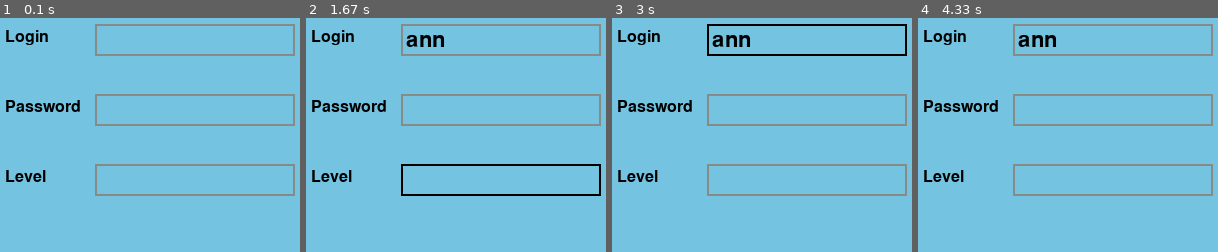
Above: before the commit, frames 1-4 (left to right).
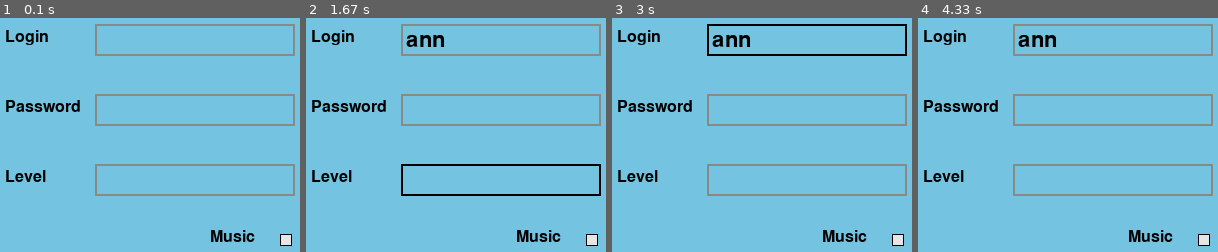
Above: after the commit, the same moments.

Repository: NiKar-coder/PyGameProject
Game: pygame game, started from main.py
Same seed, same stepped clock (60 frames per second), same inputs: the game is played once before the commit and once after it.
Inputs (mouse positions are in pixels of both pictures, inside the frame that each line leads up to):
- Up to frame 1 (0.1 s): no input
- Up to frame 2 (1.67 s): click (501, 39) at 0.38 s; type "ann" at 0.67 s; tap Enter at 1 s; press the mouse at (501, 179) at 1.25 s; move the mouse to (474, 202) at 1.35 s; release the mouse at (447, 223) at 1.48 s; hold Backspace from 1.55 s (still down)
- Up to frame 3 (3 s): release Backspace at 2.02 s; press the mouse at (807, 109) at 2.13 s; move the mouse to (738, 181) at 2.23 s; release the mouse at (outside the picture) at 2.37 s; press the mouse at (807, 109) at 2.47 s; move the mouse to (810, 127) at 2.57 s; release the mouse at (813, 146) at 2.7 s; press the mouse at (807, 39) at 2.8 s; move the mouse to (outside the picture) at 2.9 s
- Up to frame 4 (4.33 s): release the mouse at (outside the picture) at 3.03 s; press the mouse at (1113, 109) at 3.13 s; move the mouse to (1107, 97) at 3.23 s; release the mouse at (1098, 85) at 3.37 s; press the mouse at (1113, 109) at 3.47 s; move the mouse to (1104, 240) at 3.57 s; release the mouse at (outside the picture) at 3.7 s; press the mouse at (1113, 109) at 3.8 s; move the mouse to (1092, 160) at 3.9 s; release the mouse at (1071, 212) at 4.03 s; press the mouse at (1113, 109) at 4.13 s; move the mouse to (1119, 111) at 4.23 s

The runs differ from the first frame. In frame 1, 0.7% of the frame differs, in the area x 70-98%, y 90-98%; in frame 2, 0.7%; in frame 3, 0.7%; in frame 4, 0.7%.

Commit message:
Big update

Diff:
--- a/db.py
+++ /dev/null
@@ -1,46 +0,0 @@
-import sqlite3
-
-
-class Db:
-    def __init__(self, db_name="achievements.db"):
-        self.connection = sqlite3.connect(db_name)
-        self.cursor = self.connection.cursor()
-        self.create_table()
-
-    def create_table(self):
-        self.cursor.execute('''CREATE TABLE IF NOT EXISTS Users (
-                                login TEXT UNIQUE NOT NULL,
-                                password TEXT UNIQUE NOT NULL,
-                                level INTEGER,
-                                scores INTEGER);''')
-
-        self.connection.commit()
-
-    def login(self, login, password):
-        self.cursor.execute(
-            "INSERT OR IGNORE INTO Users (login, password) VALUES (?, ?);",
-            (login, password))
-        self.connection.commit()
-        if self.cursor.execute(
-                "SELECT * FROM Users WHERE login = ? AND password = ?",
-                (login, password)).fetchone() != None:
-            print("Login successful")
-            return True
-
-    def add_result(self, level, scores):
-        try:
-            self.cursor.execute(
-                "UPDATE Users SET scores = ?, level = ?",
-                (scores, level))
-            self.connection.commit()
-        except sqlite3.IntegrityError as message:
-            print("Error!")
-            raise SystemExit(message)
-
-    def get_result(self):
-        self.cursor.execute(
-            "SELECT level FROM Achievements WHERE isPassed = ?", (1,))
-        return self.cursor.fetchall()
-
-    def close(self):
-        self.connection.close()
--- a/main.py
+++ b/main.py
@@ -1,11 +1,16 @@
-import pygame as pg
+# Standard library imports
 import os
 import sys
+import sqlite3
+import time
 from random import choice
-import time
-from db import Db
+
+# Third-party imports
+import pygame as pg
+
+
 pg.init()
-db = Db()
+
 scores = int()
 time_ = None
 running = True
@@ -15,6 +20,145 @@
 COLOR_INACTIVE = pg.Color(136, 138, 133)
 COLOR_ACTIVE = pg.Color(0, 0, 0)
 FONT = pg.font.Font(None, 32)
+login = None
+password = None
+font_ = 'z003'
+
+
+class Db:
+    def __init__(self, db_name="users.db"):
+        self.connection = sqlite3.connect(db_name)
+        self.cursor = self.connection.cursor()
+        self.create_table()
+
+    def create_table(self):
+        self.cursor.execute('''CREATE TABLE IF NOT EXISTS Users (
+                                login TEXT UNIQUE NOT NULL,
+                                password TEXT UNIQUE NOT NULL,
+                                scores REAL);''')
+
+        self.connection.commit()
+
+    def login(self, login, password):
+        self.cursor.execute(
+            "INSERT OR IGNORE INTO Users (login, password, scores) VALUES (?, ?, 0);",
+            (login, password))
+        self.connection.commit()
+        if self.cursor.execute(
+                "SELECT * FROM Users WHERE login = ? AND password = ?",
+                (login, password)).fetchone() != None:
+            print("Login successful")
+            return True
+
+    def add_result(self, scores, login):
+        try:
+            scores_ = self.cursor.execute(
+                "SELECT scores FROM Users WHERE login = ?", (login,)).fetchone()
+            print(scores_)
+            self.cursor.execute(
+                "UPDATE Users SET scores = ?",
+                (float(scores_[0]) + float(scores),))
+            self.connection.commit()
+        except sqlite3.IntegrityError as message:
+            print("Error!")
+            raise SystemExit(message)
+
+    def close(self):
+        self.connection.close()
+
+
+db = Db()
+
+
+class Checkbox:
+    def __init__(self, surface, x, y, color=(230, 230, 230), caption="",
+                 outline_color=(0, 0, 0),
+                 check_color=(0, 0, 0), font_size=22, font_color=(0, 0, 0),
+                 text_offset=(28, 1)):
+        self.surface = surface
+        self.x = x
+        self.y = y
+        self.color = color
+        self.caption = caption
+        self.oc = outline_color
+        self.cc = check_color
+        self.fs = font_size
+        self.fc = font_color
+        self.to = text_offset
+        # checkbox object
+        self.checkbox_obj = pg.Rect(self.x, self.y, 12, 12)
+        self.checkbox_outline = self.checkbox_obj.copy()
+        # variables to test the different states of the checkbox
+        self.checked = False
+        self.active = False
+        self.unchecked = True
+        self.click = False
+        self.unactive = False
+
+    def _draw_button_text(self):
+        self.font = pg.font.Font(None, self.fs)
+        self.font_surf = self.font.render(self.caption, True, self.fc)
+        w, h = self.font.size(self.caption)
+        self.font_pos = (self.x + 12 / 2 - w / 2 +
+                         self.to[0], self.y + 12 / 2 - h / 2 + self.to[1])
+        self.surface.blit(self.font_surf, self.font_pos)
+
+    def render_checkbox(self):
+        if self.checked:
+            pg.draw.rect(self.surface, self.color, self.checkbox_obj)
+            pg.draw.rect(self.surface, self.oc, self.checkbox_outline, 1)
+            pg.draw.circle(self.surface, self.cc, (self.x + 6, self.y + 6), 4)
+
+        elif self.unchecked:
+            pg.draw.rect(self.surface, self.color, self.checkbox_obj)
+            pg.draw.rect(self.surface, self.oc, self.checkbox_outline, 1)
+        self._draw_button_text()
+
+    def _update(self, event_object):
+        x, y = event_object.pos
+        # self.x, self.y, 12, 12
+        px, py, w, h = self.checkbox_obj  # getting check box dimensions
+        if px < x < px + w and px < x < px + w:
+            self.active = True
+        else:
+            self.active = False
+
+    def _mouse_up(self):
+        if not self.unactive:
+            if self.active and not self.checked and self.click:
+                self.checked = True
+
+            elif self.checked:
+                self.checked = False
+                self.unchecked = True
+
+            if self.click is True and self.active is False:
+                if self.checked:
+                    self.checked = True
+                if self.unchecked:
+                    self.unchecked = True
+                self.active = False
+
+    def update_checkbox(self, event_object):
+        if event_object.type == pg.MOUSEBUTTONDOWN:
+            self.click = True
+        if event_object.type == pg.MOUSEBUTTONUP:
+            self._mouse_up()
+            self.unactive = True
+        if event_object.type == pg.MOUSEMOTION:
+            self._update(event_object)
+
+    def is_checked(self):
+        if self.checked is True:
+            return True
+        else:
+            return False
+
+    def is_unchecked(self):
+        if self.checked is False:
+            return True
+        else:
+            return False
 
 
 class InputBox:
@@ -39,8 +183,8 @@
         if event.type == pg.KEYDOWN:
             if self.active:
                 if event.key == pg.K_RETURN:
+                    self.active = False
                     return self.text
-                    self.active = False
                 elif event.key == pg.K_BACKSPACE:
                     self.text = self.text[:-1]
                 else:
@@ -61,8 +205,9 @@
 
 
 def write_result():
-    global scores, level
-    db.add_result(level, scores)
+    global scores, login, level
+
+    db.add_result(scores, login)
     db.close()
 
 
@@ -94,11 +239,17 @@
 
 
 SIZE = WIDTH, HEIGHT = 300, 700
+FPS = 60
+COLOR_INACTIVE = pg.Color(136, 138, 133)
+COLOR_ACTIVE = pg.Color(0, 0, 0)
+FONT = pg.font.Font(None, 32)
+FONT_NAME = 'z003'
+
 screen = pg.display.set_mode(SIZE)
 clock = pg.time.Clock()
 pg.display.set_icon(load_image("skydiver.png"))
-FPS = 60
-load_music('melody.mp3')
+
+
 pg.display.set_caption("Skydiver")
 
 
@@ -111,6 +262,7 @@
     global running
     write_result()
     intro_text = ['Game over!',
+                  f'Your score: {scores}',
                   'Press "ESC" to exit']
     screen.fill((115, 195, 225))
     font = pg.font.Font(None, 30)
@@ -163,25 +315,31 @@
         clock.tick(FPS)
 
 
+chkbox = Checkbox(screen, WIDTH - 20, 240)
+
+
 def start_screen():
-    global level, running
-
+    global level, running, font_
     input_box1 = InputBox(95, 30, 140, 32)
     input_box2 = InputBox(95, 100, 140, 32)
     input_box3 = InputBox(95, 170, 140, 32)
     input_boxes = [input_box1, input_box2, input_box3]
     arr = list()
-    font_ = pg.font.SysFont('z003', 24)
+    font_ = pg.font.SysFont(font_, 24)
     text2 = font_.render("Password", True,
                          (0, 0, 0))
     text1 = font_.render("Login", True,
                          (0, 0, 0))
     text3 = font_.render("Level", True,
                          (0, 0, 0))
+    text4 = font_.render("Music", True, (0, 0, 0))
 
     while True:
+        global login, password
         if len(arr) == 3:
-            if db.login(arr[0], arr[1]):
+            login = arr[0]
+            password = arr[1]
+            if db.login(login, password):
                 level = int(arr[2])
                 return
             else:
@@ -192,6 +350,7 @@
                 el = box.handle_event(event)
                 if el:
                     arr.append(el)
+            chkbox.update_checkbox(event)
         for box in input_boxes:
             box.update()
         screen.fill((115, 195, 225))
@@ -200,6 +359,8 @@
         screen.blit(text2, (5, 105))
         screen.blit(text1, (5, 35))
         screen.blit(text3, (5, 175))
+        screen.blit(text4, (WIDTH - 90, 235))
+        chkbox.render_checkbox()
         pg.display.flip()
         clock.tick(FPS)
 
@@ -243,11 +404,19 @@
         global scores
         if not pg.sprite.collide_mask(self, skydiver):
             self.rect.y -= self.speedy
+        elif pg.sprite.spritecollideany(self, horizontal_borders):
+            self.kill()
         else:
             if self.name == "cloud.png":
                 end_screen()
             else:
-                scores += 1
+                if level == 3:
+                    scores += 0.3
+                elif level == 2:
+                    scores += 0.2
+                else:
+                    scores += 0.1
+                scores = round(scores, 1)
                 self.kill()
 
 
@@ -255,7 +424,7 @@
 borders = pg.sprite.Group()
 
 
-class BorderForSkydiver(pg.sprite.Sprite):
+class Border(pg.sprite.Sprite):
     def __init__(self, x1, y1, x2, y2):
         super().__init__(borders)
         self.add(horizontal_borders)
@@ -263,45 +432,50 @@
         self.rect = pg.Rect(x1, y1, x2 - x1, 1)
 
 
-font_name = pg.font.match_font('arial')
+font_name = pg.font.match_font(font_)
 
 
 def draw_text(surf, text, size, x, y):
     font = pg.font.Font(font_name, size)
-    text_surface = font.render(text, True, (204, 0, 0))
+    text_surface = font.render(text, True, (255, 0, 0))
     text_rect = text_surface.get_rect()
     text_rect.midtop = (x, y)
     surf.blit(text_surface, text_rect)
 
 
+melody_name = 'melody.mp3'
+
+
 def main():
     global running, distance, level, delay, time_, scores
-
+    color = None
     start_screen()
+    if chkbox.is_checked():
+        load_music(melody_name)
     if level == 1:
         distance = 170
-        delay = 0.01
+        delay = 0.004
+        color = 114, 159, 207
     elif level == 2:
         distance = 170
-        delay = 0.007
+        delay = 0.002
+        color = 52, 101, 164
     elif level == 3:
         distance = 150
         delay = 0.002
-    start_ticks = pg.time.get_ticks()
+        color = 32, 74, 135
     clouds = pg.sprite.Group()
     # pg.mouse.set_visible(False)
     counter = distance - 1
-    BorderForSkydiver(5, 5, WIDTH - 5, 5)
-    BorderForSkydiver(5, HEIGHT - 5, WIDTH - 5, HEIGHT - 5)
-    BorderForSkydiver(5, 5, 5, HEIGHT - 5)
-    BorderForSkydiver(WIDTH - 5, 5, WIDTH - 5, HEIGHT - 5)
+    Border(5, 5, WIDTH - 5, 5)
+    Border(5, HEIGHT - 5, WIDTH - 5, HEIGHT - 5)
+    Border(5, 5, 5, HEIGHT - 5)
+    Border(WIDTH - 5, 5, WIDTH - 5, HEIGHT - 5)
 
     while True:
         if not running:
             break
-        seconds = (pg.time.get_ticks() - start_ticks) / \
-            1000
-        if seconds > 300:
+        if scores >= 100:
             victory_screen()
         counter += 1
         if counter == distance:
@@ -323,8 +497,8 @@
                 elif event.key == pg.K_UP:
                     skydiver.rect.y -= 30
 
-        screen.fill((115, 195, 225))
-        draw_text(screen, str(scores), 18, WIDTH / 2, 10)
+        screen.fill(color)
+        draw_text(screen, str(scores), 22, WIDTH / 2, 10)
 
         skydivers.draw(screen)
         clouds.draw(screen)
@@ -339,7 +513,3 @@
 if __name__ == "__main__":
     main()
     pg.quit()
-
-# add mute button
-# show scores
-# change level colors
